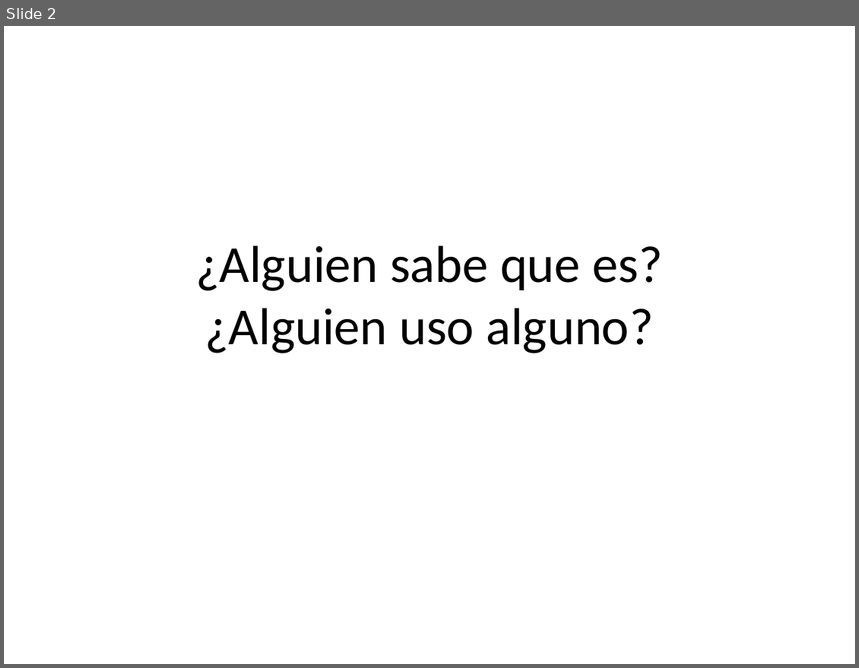
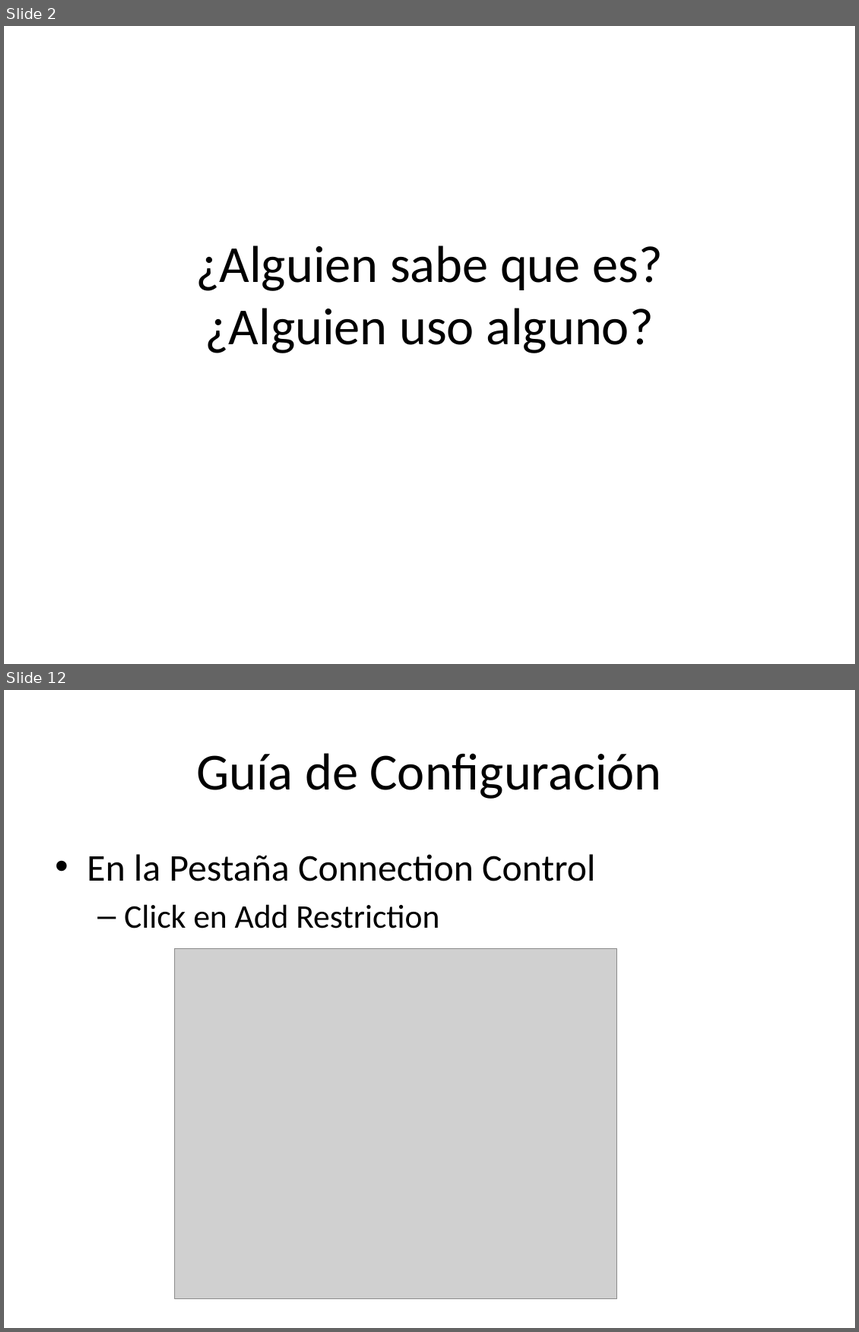
Before and after one commit to Unicen-Tuari/ProgramacionWeb2-2012, a slide deck: Clases/SMTP Server/Configuracion de un SMTP.pptx. Shown one above the other, each under a label of ours: slide 2 before the commit, slides 2 and 12 after it; the slides between them are not shown. The pictures are 859x668 and 859x1332 pixels, drawn with LibreOffice and Linux fonts; fonts in the diff are those of the drawing; grey boxes stand for pictures. Boxes give left, top, right and bottom in pixels: in the first picture for what was removed or moved away, otherwise in the second. Text is boxed around its words. In the diff, an @@ line names an element or a change of style, - is before the commit and + after.

```diff
--- a/Clases/SMTP Server/Configuracion de un SMTP.pptx
+++ b/Clases/SMTP Server/Configuracion de un SMTP.pptx
@@ slide 12 added at (4, 690, 855, 1328), background #FFFFFF @@
@@ title added at (196, 753, 662, 799), 44 pt, text #000000 @@
+Guía de Configuración
@@ text added at (87, 854, 595, 929), 32 pt, text #000000 @@
+• En la Pestaña Connection Control
+  – Click en Add Restriction
@@ picture added at (175, 948, 618, 1300) @@
```
Also in this commit, not shown: 1 slide changed, 19 other slides added, 33 slides removed, 1 other file.
